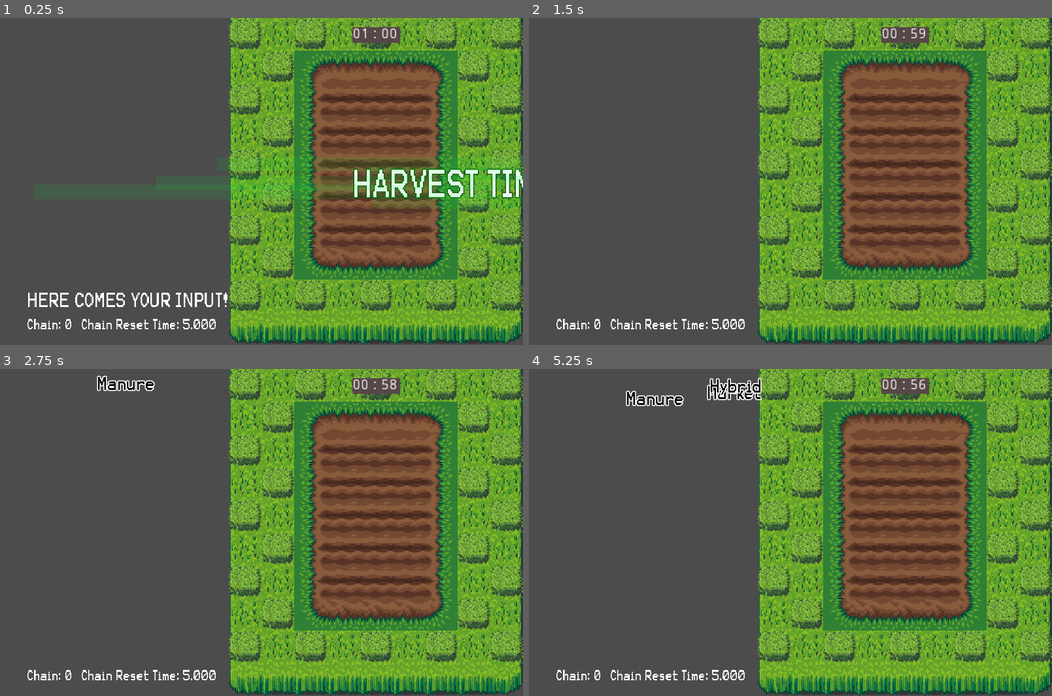
Above: before the commit, frames 1-4 (two rows, left to right).
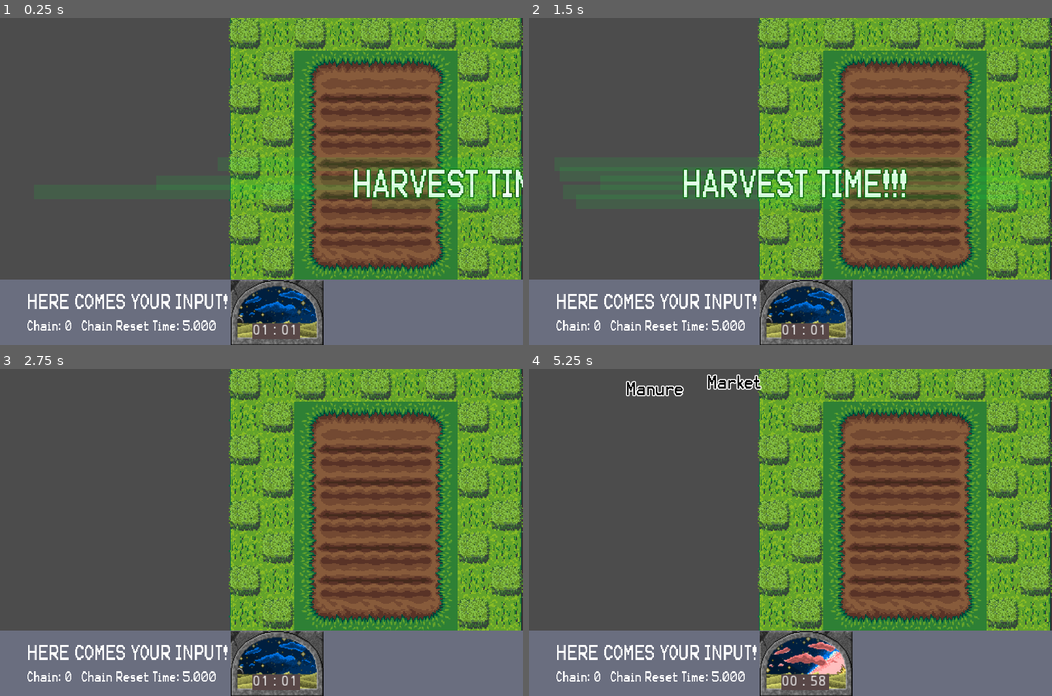
Above: after the commit, the same moments.

Repository: lpancho/GWJ12
Game: Godot game, scene res://scenes/Tutorial.tscn
Two runs of this game, one before a commit and one after it. Both use one fixed random seed, a clock stepped at 60 frames per second and the inputs below.
Inputs:
- Up to frame 1 (0.25 s): no input
- Up to frame 2 (1.5 s): tap Enter at 0.5 s
- Up to frame 3 (2.75 s): no input
- Up to frame 4 (5.25 s): no input

The runs differ from the first frame. In frame 1, 20% of the frame differs, in the area x 0-100%, y 2-100%; in frame 2, 25%; in frame 3, 21%; in frame 4, 21%.

Commit message:
fixed transition from harvest to defend time add time of day sprite

Diff:
--- a/Text to Life/base/Text/Text.tscn
+++ b/Text to Life/base/Text/Text.tscn
@@ -14,6 +14,7 @@
 [node name="Text" type="Node2D" groups=[
 "TEXTS",
 ]]
+z_index = -1
 script = ExtResource( 1 )
 
 [node name="Label" type="RichTextLabel" parent="."]
--- a/Text to Life/scenes/Tutorial.gd
+++ b/Text to Life/scenes/Tutorial.gd
@@ -4,19 +4,24 @@
 onready var fx_water_scn = load("res://scenes/fxs/WaterEffect.tscn")
 onready var raining_text = $RainingText
 onready var stage_timer = $ColorRect/StageTimer
+onready var date_time_timer = $DayNightTimer
+onready var time_transition = $TimeTransition
 
 var stage_time_now = 0
 var stage_time_start = 0
-var STAGE_TIMER = 60000
-enum time_scene {MORNING, EVENING}
+var STAGE_TIMER = 61000
+enum time_scene {MORNING, EVENING, CLEANING}
 var current_time_scene = time_scene.MORNING
 var is_timer_ready = true
+var prev_second_change_time = 0
 
 func _ready():
 	set_process(false)
+	raining_text.current_time_scene = time_scene.MORNING
 	raining_text.enable_process(false)
 	raining_text.connect("water_plants", self, "_on_WaterPlants")
-	$TimeTransition.play_time_transition(current_time_scene)
+	raining_text.connect("attack_enemies", self, "_on_AttackEnemies")
+	time_transition.play_time_transition(current_time_scene)
 	pass # Replace with function body.
 
 func _process(delta):
@@ -24,19 +29,35 @@
 		display_stage_time()
 	elif !is_timer_ready and current_time_scene == time_scene.MORNING:
 		# show animation in the screen - showing defend time
-		current_time_scene = time_scene.EVENING
-		$TimeTransition.play_time_transition(current_time_scene)
+		raining_text.enable_process(false)
+		for plant in $Plants.get_children():
+			plant.enable_process(false)
+		current_time_scene = time_scene.CLEANING
+		time_transition.play_time_transition(current_time_scene)
 		# play animation for evening stage
+		pass
+	elif !is_timer_ready and current_time_scene == time_scene.EVENING:
+		print("TO MORNING")
 		pass
 
 func display_stage_time():
 	stage_time_now = OS.get_ticks_msec()
 	var elapsed = STAGE_TIMER - (stage_time_now - stage_time_start)
-	prints(stage_time_now, stage_time_start, elapsed, elapsed % 1000, elapsed / 1000 % 60, elapsed / 1000 / 60)
+#	prints(stage_time_now, stage_time_start, elapsed, elapsed % 1000, elapsed / 1000 % 60, elapsed / 1000 / 60)
 	var milliseconds = clamp(elapsed % 1000, 0, 999)
 	var seconds = clamp(elapsed / 1000 % 60, 0, 59)
 	var minutes = clamp(elapsed / 1000 / 60, 0, 59)
 	var str_elapsed = "%02d : %02d" % [minutes, seconds]
+
+	if minutes == 1:
+		if current_time_scene == time_scene.MORNING:
+			date_time_timer.frame = 0
+		else:
+			date_time_timer.frame = 12
+	elif seconds % 5 == 0 and seconds != prev_second_change_time:
+		date_time_timer.frame += 1
+		prev_second_change_time = seconds
+
 #	print(str_elapsed)
 	if milliseconds == 0 and seconds == 0 and minutes == 0:
 		is_timer_ready = false
@@ -50,8 +71,6 @@
 	var current_chain_count = 0
 	var selected_plant
 
-	if chain == 0:
-		chain = 1
 	create_chain_text(start_pos, rect_size, chain)
 
 	var selected_plants = get_plant_to_water(chain)
@@ -60,6 +79,9 @@
 		fx_water.position = start_pos
 		add_child(fx_water)
 		fx_water.fx_animate(start_pos, plant)
+
+func _on_AttackEnemies(start_pos, chain):
+	pass
 
 func create_chain_text(_position, rect_size, count):
 	var chain_text_offset = Vector2(50, -4)
@@ -102,10 +124,24 @@
 			break
 	pass # Replace with function body.
 
-func _on_TimeTransition_start_stage():
-	remove_texts_in_screen()
-#	yield(get_tree().create_timer(1), "timeout")
-	set_process(true)
-	raining_text.enable_process(true)
-	stage_time_start = OS.get_ticks_msec()
+func _on_TimeTransition_start_stage(_current_time_scene):
+	if _current_time_scene == time_scene.MORNING:
+		stage_time_start = OS.get_ticks_msec()
+		is_timer_ready = true
+		prev_second_change_time = 0
+		raining_text.enable_process(true)
+		set_process(true)
+	elif _current_time_scene == time_scene.EVENING:
+		raining_text.current_time_scene = time_scene.EVENING
+		stage_time_start = OS.get_ticks_msec()
+		is_timer_ready = true
+		prev_second_change_time = 0
+		raining_text.enable_process(true)
+		set_process(true)
+	elif _current_time_scene == time_scene.CLEANING:
+		remove_texts_in_screen()
+		stage_timer.text = "01 : 01"
+		raining_text.clean()
+		is_timer_ready = false
+		time_transition.play_time_transition(time_scene.EVENING)
 	pass # Replace with function body.
--- a/Text to Life/scenes/Tutorial.tscn
+++ b/Text to Life/scenes/Tutorial.tscn
@@ -7,23 +7,66 @@
 [ext_resource path="res://scenes/plants/Tomato.tscn" type="PackedScene" id=5]
 [ext_resource path="res://scenes/rainingtext/RainingText.tscn" type="PackedScene" id=6]
 [ext_resource path="res://scenes/timetransition/TimeTransition.tscn" type="PackedScene" id=7]
+[ext_resource path="res://assets/test daynight animation/Visible #133.png" type="Texture" id=8]
+[ext_resource path="res://assets/test daynight animation/Visible #134.png" type="Texture" id=9]
+[ext_resource path="res://assets/test daynight animation/Visible #135.png" type="Texture" id=10]
+[ext_resource path="res://assets/test daynight animation/Visible #136.png" type="Texture" id=11]
+[ext_resource path="res://assets/test daynight animation/Visible #137.png" type="Texture" id=12]
+[ext_resource path="res://assets/test daynight animation/Visible #138.png" type="Texture" id=13]
+[ext_resource path="res://assets/test daynight animation/Visible #139.png" type="Texture" id=14]
+[ext_resource path="res://assets/test daynight animation/Visible #140.png" type="Texture" id=15]
+[ext_resource path="res://assets/test daynight animation/Visible #141.png" type="Texture" id=16]
+[ext_resource path="res://assets/test daynight animation/Visible #142.png" type="Texture" id=17]
+[ext_resource path="res://assets/test daynight animation/Visible #143.png" type="Texture" id=18]
+[ext_resource path="res://assets/test daynight animation/Visible #144.png" type="Texture" id=19]
+[ext_resource path="res://assets/test daynight animation/Visible #145.png" type="Texture" id=20]
+[ext_resource path="res://assets/test daynight animation/Visible #146.png" type="Texture" id=21]
+[ext_resource path="res://assets/test daynight animation/Visible #147.png" type="Texture" id=22]
+[ext_resource path="res://assets/test daynight animation/Visible #148.png" type="Texture" id=23]
+[ext_resource path="res://assets/test daynight animation/Visible #149.png" type="Texture" id=24]
+[ext_resource path="res://assets/test daynight animation/Visible #150.png" type="Texture" id=25]
+[ext_resource path="res://assets/test daynight animation/Visible #151.png" type="Texture" id=26]
+[ext_resource path="res://assets/test daynight animation/Visible #128.png" type="Texture" id=27]
+[ext_resource path="res://assets/test daynight animation/Visible #129.png" type="Texture" id=28]
+[ext_resource path="res://assets/test daynight animation/Visible #130.png" type="Texture" id=29]
+[ext_resource path="res://assets/test daynight animation/Visible #131.png" type="Texture" id=30]
+[ext_resource path="res://assets/test daynight animation/Visible #132.png" type="Texture" id=31]
+
+[sub_resource type="SpriteFrames" id=1]
+animations = [ {
+"frames": [ ExtResource( 8 ), ExtResource( 9 ), ExtResource( 10 ), ExtResource( 11 ), ExtResource( 12 ), ExtResource( 13 ), ExtResource( 14 ), ExtResource( 15 ), ExtResource( 16 ), ExtResource( 17 ), ExtResource( 18 ), ExtResource( 19 ), ExtResource( 20 ), ExtResource( 21 ), ExtResource( 22 ), ExtResource( 23 ), ExtResource( 24 ), ExtResource( 25 ), ExtResource( 26 ), ExtResource( 27 ), ExtResource( 28 ), ExtResource( 29 ), ExtResource( 30 ), ExtResource( 31 ) ],
+"loop": true,
+"name": "default",
+"speed": 5.0
+} ]
 
 [node name="Tutorial" type="Node2D"]
 script = ExtResource( 1 )
 
+[node name="TextsContainer" type="Node" parent="."]
+
+[node name="LowerPanel" type="ColorRect" parent="."]
+margin_top = 256.0
+margin_right = 512.0
+margin_bottom = 321.0
+color = Color( 0.419608, 0.435294, 0.501961, 1 )
+
 [node name="Tallgrass" type="TileMap" parent="."]
+z_index = -2
 tile_set = ExtResource( 2 )
 cell_size = Vector2( 32, 32 )
 format = 1
-tile_data = PoolIntArray( 7, 9, 0, 8, 10, 0, 9, 10, 0, 10, 1 …(948 unchanged characters)… 765, 10, 0, 458766, 10, 0, 458767, 11, 0, 524295, 9, 0, 524296, 10, 0, 524297, 10, 0, 524298, 10, 0, 524299, 10, 0, 524300, 10, 0, 524301, 10, 0, 524302, 10, 0, 524303, 11, 0, 589831, 12, 0, 589832, 13, 0, 589833, 13, 0, 589834, 13, 0, 589835, 13, 0, 589836, 13, 0, 589837, 13, 0, 589838, 13, 0, 589839, 14, 0 )
+tile_data = PoolIntArray( 7, 9, 0, 8, 10, 0, 9, 10, 0, 10, 1 …(948 unchanged characters)… 765, 10, 0, 458766, 10, 0, 458767, 11, 0 )
 
 [node name="Grass" type="TileMap" parent="."]
+z_index = -2
 tile_set = ExtResource( 3 )
 cell_size = Vector2( 32, 32 )
 format = 1
-tile_data = PoolIntArray( 7, 2, 0, 8, 0, 0, 9, 2, 0, 10, 0,  …(399 unchanged characters)… 458760, 2, 0, 458766, 2, 0, 458767, 0, 0, 524295, 2, 0, 524296, 0, 0, 524297, 2, 0, 524298, 0, 0, 524299, 2, 0, 524300, 0, 0, 524301, 2, 0, 524302, 0, 0, 524303, 2, 0 )
+tile_data = PoolIntArray( 7, 2, 0, 8, 0, 0, 9, 2, 0, 10, 0,  …(399 unchanged characters)… 458760, 2, 0, 458766, 2, 0, 458767, 0, 0 )
 
 [node name="Plowedsoil" type="TileMap" parent="."]
+z_index = -2
 tile_set = ExtResource( 4 )
 cell_size = Vector2( 32, 32 )
 format = 1
@@ -94,26 +137,35 @@
 position = Vector2( 406.255, 190.05 )
 
 [node name="RainingText" parent="." instance=ExtResource( 6 )]
+position = Vector2( 0, 1.40424 )
 
 [node name="Update" type="Button" parent="."]
 visible = false
-margin_right = 12.0
+margin_right = 63.0
 margin_bottom = 20.0
 text = "UPDATE"
 
+[node name="TimeTransition" parent="." instance=ExtResource( 7 )]
+
+[node name="DayNightTimer" type="AnimatedSprite" parent="."]
+position = Vector2( 271.341, 288.626 )
+scale = Vector2( 0.808909, 0.876153 )
+frames = SubResource( 1 )
+frame = 23
+
 [node name="ColorRect" type="ColorRect" parent="."]
-margin_left = 344.778
-margin_top = 8.70949
-margin_right = 391.778
-margin_bottom = 23.7095
+margin_left = 247.419
+margin_top = 298.772
+margin_right = 294.419
+margin_bottom = 313.772
 color = Color( 0.34902, 0.282353, 0.282353, 1 )
+__meta__ = {
+"_edit_group_": true
+}
 
 [node name="StageTimer" type="Label" parent="ColorRect"]
 margin_right = 44.0
 margin_bottom = 31.0
-text = "01 : 00
-"
-
-[node name="TimeTransition" parent="." instance=ExtResource( 7 )]
+text = "01 : 01"
 [connection signal="pressed" from="Update" to="." method="_on_Update_pressed"]
 [connection signal="start_stage" from="TimeTransition" to="." method="_on_TimeTransition_start_stage"]
--- /dev/null
+++ b/Text to Life/scenes/hud/HUD.tscn
@@ -0,0 +1,18 @@
+[gd_scene load_steps=2 format=2]
+
+[ext_resource path="res://tile.png" type="Texture" id=1]
+
+[node name="HUD" type="CanvasLayer"]
+
+[node name="NinePatchRect" type="NinePatchRect" parent="."]
+margin_top = 250.0
+margin_right = 511.0
+margin_bottom = 323.0
+size_flags_horizontal = 3
+size_flags_vertical = 3
+texture = ExtResource( 1 )
+patch_margin_left = 5
+patch_margin_top = 5
+patch_margin_right = 5
+patch_margin_bottom = 5
+axis_stretch_vertical = 1
--- a/Text to Life/scenes/plants/Plant.gd
+++ b/Text to Life/scenes/plants/Plant.gd
@@ -41,7 +41,7 @@
 
 func show_produced_fruit():
 	plant_sprite.visible = true
-	set_process(false)
+	produced_plant = false
 	tween.interpolate_property(
 		plant_sprite,
 		"position", plant_sprite.position, plant_sprite.position + plant_movement,
@@ -52,8 +52,13 @@
 	object.visible = false
 	object.position -= plant_movement
 	current_sprite = 2
-	set_process(true)
 
 	if !produced_plant:
 		produced_plant = true
 	pass # Replace with function body.
+
+func enable_process(value):
+	set_process(value)
+	if produced_plant:
+		get_node("Sprite" + str(current_sprite)).visible = false
+		get_node("Sprite4").visible = true
--- a/Text to Life/scenes/rainingtext/RainingText.gd
+++ b/Text to Life/scenes/rainingtext/RainingText.gd
@@ -16,18 +16,27 @@
 const TextPool = preload("res://scripts/Text_Pool.gd")
 onready var text_pool = TextPool.new()
 onready var timer_create_text = $TimerCreateText
+onready var texts_container = get_parent().get_node("TextsContainer")
 
-signal water_plants
 var created_texts = []
 var chain_count = 0
 var chain_time_start = 0
 var chain_time_now = 0
+var enable_input = false
 const CHAIN_TIMER = 5000
 
+enum time_scene {MORNING, EVENING, CLEANING}
+var current_time_scene = time_scene.MORNING
+
+signal water_plants
+signal attack_enemies
+
 func _process(delta):
-	var text_nodes = $TextsContainer.get_children()
-	for nodes in text_nodes:
-		nodes.position.y += 0.1
+	var text_nodes = texts_container.get_children()
+	for node in text_nodes:
+		node.position.y += 0.1
+		if node.position.y > 260:
+			node.queue_free()
 	if chain_count > 0:
 		display_chain_time()
 	pass
@@ -48,7 +57,7 @@
 		$ChainResetTime.text = "Chain Reset Time: " + str_elapsed
 
 func _input(event):
-	if event is InputEventKey:
+	if event is InputEventKey and enable_input:
 #		print(event.scancode)
 		if event.scancode == SHIFT_CODE:
 			is_shift_on = event.pressed
@@ -60,13 +69,13 @@
 		elif event.pressed:
 			var code = event.scancode
 			print(code)
-			if code >= A_CODE and code <= Z_CODE:
+			if code >= A_CODE and code <= Z_CODE and typed.length() < 16:
 				if !is_shift_on:
 					code += 32
 				typed += OS.get_scancode_string(code)
-			elif code == SPACE_CODE:
+			elif code == SPACE_CODE and typed.length() < 16:
 				typed += " "
-			elif code >= ZERO_CODE and code <= NINE_CODE:
+			elif code >= ZERO_CODE and code <= NINE_CODE and typed.length() < 16:
 				typed += OS.get_scancode_string(code)
 			elif code == BACKSPACE_CODE:
 				typed.erase(typed.length()-1, 1)
@@ -76,25 +85,34 @@
 		$Input.text = typed
 
 func highlight_texts_from_input(input):
-	var text_nodes = $TextsContainer.get_children()
+	var text_nodes = texts_container.get_children()
 	for node in text_nodes:
 		var label_bold = node.get_node("LabelBold")
-		if label_bold.text.find(typed, 0) == 0:
+		# we can have a condition here for the conditions of different difficulty
+		# we need also to add this to the check_input_from_text_list method
+		# for now we will just use lower case
+		var label_text = node.get_node("Label").text.to_lower()
+		if label_text.find(typed, 0) == 0:
 			label_bold.visible_characters = typed.length()
 		else:
 			label_bold.visible_characters = 0
 			pass
 
 func check_input_from_text_list(input):
-	var text_nodes = $TextsContainer.get_children()
+	var text_nodes = texts_container.get_children()
 	for node in text_nodes:
 		var label_bold = node.get_node("LabelBold")
-		if label_bold.text == input:
+		var label_text = node.get_node("Label").text.to_lower()
+		if label_text == input:
 			node.queue_free()
 			# Trigger signal here passing collected points
-			emit_signal("water_plants", node.position, chain_count, label_bold.rect_size)
 			chain_count += 1
 			chain_count = clamp(chain_count, 0, 4)
+
+			if current_time_scene == time_scene.MORNING:
+				emit_signal("water_plants", node.position, chain_count, label_bold.rect_size)
+			else:
+				emit_signal("attack_enemies", node.position, chain_count)
 			$Chain.text = "Chain: " + str(chain_count)
 			if chain_count > 0:
 				chain_time_start = OS.get_ticks_msec()
@@ -113,7 +131,7 @@
 ##	create text even it is duplicate
 #	var found_text = text_pool.stage.pool[randi() % text_pool.stage.pool.size()]
 #	text.initialize_text(Vector2(rand_range(1, 200), 0), found_text)
-#	$TextsContainer.add_child(text)
+#	texts_container.add_child(text)
 #	timer_create_text.start()
 
 ##	disregard the distinct word to show
@@ -124,7 +142,7 @@
 			found = true
 			text.initialize_text(Vector2(rand_range(1, 200), 0), found_text)
 			created_texts.append(found_text)
-			$TextsContainer.add_child(text)
+			texts_container.add_child(text)
 			timer_create_text.start()
 
 		counter_find += 1
@@ -141,8 +159,20 @@
 	create_new_text()
 	pass # Replace with function body.
 
+func clean():
+	is_shift_on = false
+	typed = ""
+	created_texts = []
+	chain_count = 0
+	chain_time_start = 0
+	chain_time_now = 0
+	$Input.text = typed
+	$ChainResetTime.text = "Chain Reset Time: 5.000"
+	$Chain.text = "Chain: 0"
+
 func enable_process(value):
 	set_process(value)
+	enable_input = value
 	if value:
 		timer_create_text.start()
 	else:
--- a/Text to Life/scenes/timetransition/TimeTransition.gd
+++ b/Text to Life/scenes/timetransition/TimeTransition.gd
@@ -2,19 +2,26 @@
 
 var harvest_time_color = Color("#1900f832")
 var defend_time_color = Color("#19f83400")
+var other_time_color = Color("#190084f8")
 onready var label = $Label
 onready var anim = $Anim
-enum time_scene {MORNING, EVENING}
+enum time_scene {MORNING, EVENING, CLEANING}
+var current_time_scene
 var transition_end = false
 signal start_stage
-func play_time_transition(current_time_scene):
+
+func play_time_transition(_current_time_scene):
+	current_time_scene = _current_time_scene
 	var rect_color
 	if current_time_scene == time_scene.MORNING:
 		label.text = "HARVEST TIME!!!"
 		rect_color = harvest_time_color
-	else:
+	elif current_time_scene == time_scene.EVENING:
 		label.text = "DEFEND TIME!!!"
 		rect_color = defend_time_color
+	elif current_time_scene == time_scene.CLEANING:
+		label.text = "CLEANING TIME!!!"
+		rect_color = other_time_color
 
 	for child in get_children():
 		if child is ColorRect:
@@ -26,5 +33,5 @@
 	if anim_name == "time_transition_start":
 		anim.play("time_transition_end")
 	if anim_name == "time_transition_end":
-		emit_signal("start_stage")
+		emit_signal("start_stage", current_time_scene)
 	pass # Replace with function body.
--- a/Text to Life/scenes/timetransition/TimeTransition.tscn
+++ b/Text to Life/scenes/timetransition/TimeTransition.tscn
@@ -9,9 +9,9 @@
 outline_color = Color( 0.0823529, 0.32549, 0.0509804, 1 )
 font_data = ExtResource( 2 )
 
-[sub_resource type="Animation" id=3]
+[sub_resource type="Animation" id=2]
 resource_name = "time_transition_end"
-length = 0.7
+length = 1.5
 tracks/0/type = "value"
 tracks/0/path = NodePath("ColorRect5:rect_position")
 tracks/0/interp = 1
@@ -85,9 +85,8 @@
 "values": [ Vector2( 150, 140.133 ), Vector2( -512, 140.133 ) ]
 }
 
-[sub_resource type="Animation" id=2]
-resource_name = "time_transition_start"
-length = 0.7
+[sub_resource type="Animation" id=3]
+length = 1.5
 tracks/0/type = "value"
 tracks/0/path = NodePath("ColorRect5:rect_position")
 tracks/0/interp = 1
@@ -208,6 +207,6 @@
 color = Color( 0, 1, 0.0862745, 0.145098 )
 
 [node name="Anim" type="AnimationPlayer" parent="."]
-anims/time_transition_end = SubResource( 3 )
-anims/time_transition_start = SubResource( 2 )
+anims/time_transition_end = SubResource( 2 )
+anims/time_transition_start = SubResource( 3 )
 [connection signal="animation_finished" from="Anim" to="." method="_on_Anim_animation_finished"]
Binary file added: Text to Life/assets/test daynight animation/Visible #128.png
Not shown, added: Text to Life/assets/test daynight animation/Visible #128.png.import
Binary file added: Text to Life/assets/test daynight animation/Visible #129.png
Not shown, added: Text to Life/assets/test daynight animation/Visible #129.png.import
Binary file added: Text to Life/assets/test daynight animation/Visible #130.png
Not shown, added: Text to Life/assets/test daynight animation/Visible #130.png.import
Binary file added: Text to Life/assets/test daynight animation/Visible #131.png
Not shown, added: Text to Life/assets/test daynight animation/Visible #131.png.import
Binary file added: Text to Life/assets/test daynight animation/Visible #132.png
Not shown, added: Text to Life/assets/test daynight animation/Visible #132.png.import
Binary file added: Text to Life/assets/test daynight animation/Visible #133.png
Not shown, added: Text to Life/assets/test daynight animation/Visible #133.png.import
(and 41 more such lines)
